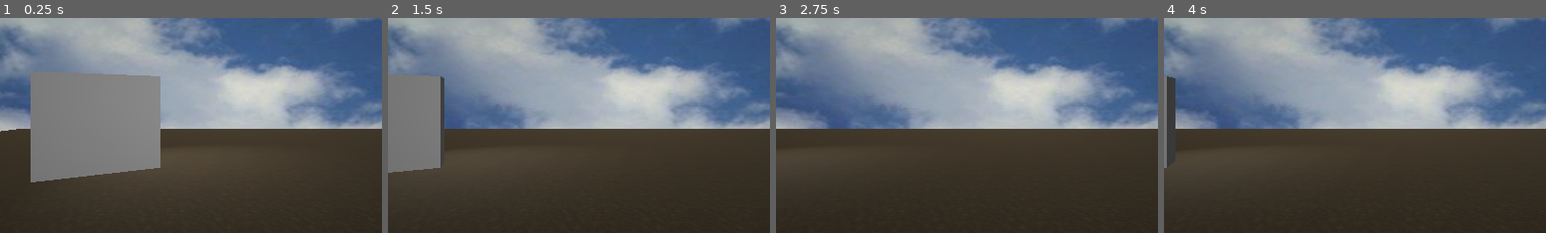
Above: before the commit, frames 1-4 (left to right).
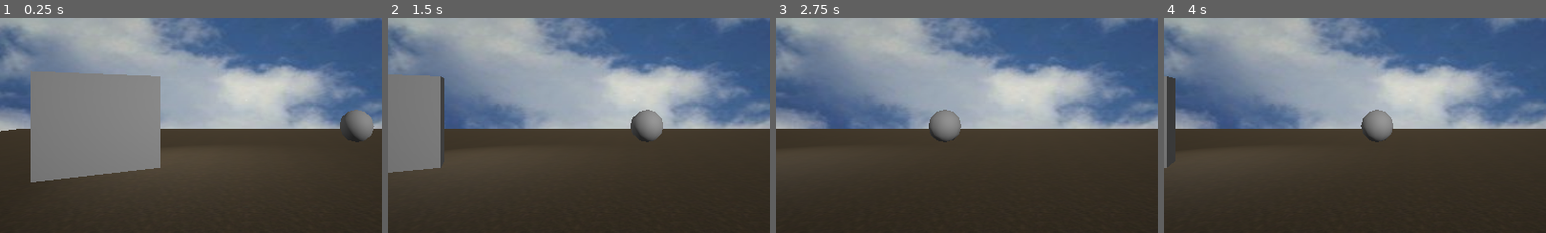
Above: after the commit, the same moments.

Repository: Sea-Men-Studios/Despair
Game: Godot game, scene res://scenes/test_environment.tscn
Two runs of this game, one before a commit and one after it. Both use one fixed random seed, a clock stepped at 60 frames per second and the inputs below.
Inputs (mouse positions are % of the whole screen's width and height, from its top left):
- Up to frame 1 (0.25 s): no input
- Up to frame 2 (1.5 s): tap Enter at 0.5 s; move the mouse to (72, 45) at 0.52 s; hold D 0.53-1.25 s; hold E (interact) 0.53-1.25 s; click (72, 45) at 0.67 s; drag from (30, 55) to (45, 70) at 1.27 s
- Up to frame 3 (2.75 s): tap Space at 2 s; move the mouse to (60, 28) at 2.02 s; hold D from 2.03 s (still down); hold E (interact) from 2.03 s (still down); tap Q at 2.1 s
- Up to frame 4 (4 s): release D at 2.75 s; release E (interact) at 2.75 s; drag from (45, 70) to (20, 35) at 2.77 s; tap Enter at 3.5 s; move the mouse to (80, 65) at 3.52 s; hold A from 3.53 s (still down); hold E (interact) from 3.53 s (still down); tap Alt at 3.6 s
The pictures show only the part of the screen within x 18-68%, y 31-81%; the shares and areas given below are measured in that part.

The runs differ from the first frame. In frame 1, 0.9% of the frame differs, in the area x 89-98%, y 42-58%; in frame 2, 0.9%; in frame 3, 0.9%, in the area x 40-49%, y 42-58%; in frame 4, 0.9%.

Commit message:
Created basic interactable object class

Diff:
--- a/project.godot
+++ b/project.godot
@@ -18,7 +18,6 @@
 
 window/size/viewport_width=1920
 window/size/viewport_height=1080
-window/size/mode=3
 window/stretch/mode="viewport"
 window/stretch/aspect="expand"
 
--- a/scenes/test_environment.tscn
+++ b/scenes/test_environment.tscn
@@ -5,6 +5,7 @@
 [ext_resource type="Script" uid="uid://digqebucckmc6" path="res://src/player/interaction.gd" id="2_frvy6"]
 [ext_resource type="Texture2D" uid="uid://dav75n60ubaek" path="res://assets/textures/sky.jpg" id="3_frvy6"]
 [ext_resource type="Texture2D" uid="uid://2rrm25svrirb" path="res://assets/textures/dead_grass.jpg" id="4_b2arr"]
+[ext_resource type="Script" uid="uid://bn3i3o85qv2ar" path="res://src/objects/test_object.gd" id="6_frvy6"]
 
 [sub_resource type="ShaderMaterial" id="ShaderMaterial_8cj0n"]
 shader = ExtResource("2_5qein")
@@ -133,3 +134,10 @@
 light_energy = 8.129
 spot_range = 13.258465
 spot_angle = 30.109695
+
+[node name="Object" type="Node3D" parent="World" unique_id=163337176]
+transform = Transform3D(1, 0, 0, 0, 1, 0, 0, 0, 1, 3.375145, 2.1616497, -4.880603)
+script = ExtResource("6_frvy6")
+
+[node name="CSGSphere3D" type="CSGSphere3D" parent="World/Object" unique_id=431777044]
+use_collision = true
--- /dev/null
+++ b/src/objects/interactable.gd
@@ -0,0 +1,9 @@
+class_name InteractableObject
+
+extends Node3D
+
+func interact():
+	print("from main class")
+
+func get_picked_up():
+	self.queue_free()
--- /dev/null
+++ b/src/objects/test_object.gd
@@ -0,0 +1,5 @@
+extends InteractableObject
+
+func interact():
+	print("touched " + self.name)
+	get_picked_up()
--- a/src/player/interaction.gd
+++ b/src/player/interaction.gd
@@ -3,15 +3,14 @@
 @export var camera: Camera3D
 @export var player_hitbox: CollisionShape3D
 
-const RAY_LENGTH = 1000
+const RAY_LENGTH = 5 # Reach distance
 var space_state: PhysicsDirectSpaceState3D
 
 func _physics_process(_delta: float) -> void:
 	space_state = get_world_3d().direct_space_state
 
 func interact():
-	var viewport_center = get_viewport().size / 2
-	print(viewport_center)
+	var viewport_center = Vector2(1920, 1080) / 2
 
 	var origin = camera.project_ray_origin(viewport_center)
 	var end = origin + camera.project_ray_normal(viewport_center) * RAY_LENGTH
@@ -20,9 +19,12 @@
 	if player_hitbox: query.exclude = [player_hitbox]
 	query.collide_with_areas = true
 
-	var result = space_state.intersect_ray(query)#["collider"]
-	print(result)
-	#print(result.get_parent().name)
+	var result = space_state.intersect_ray(query)
+
+	if result:
+		var obj_node = result["collider"].get_parent()
+		if obj_node is InteractableObject:
+			obj_node.interact()
 
 func _input(event: InputEvent) -> void:
 	if event is InputEventKey:
Not shown, added: src/objects/interactable.gd.uid
Not shown, added: src/objects/test_object.gd.uid
